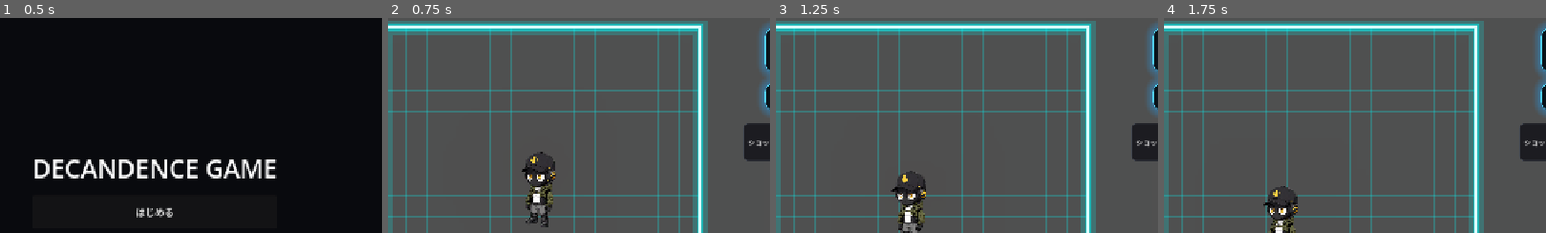
Above: before the commit, frames 1-4 (left to right).
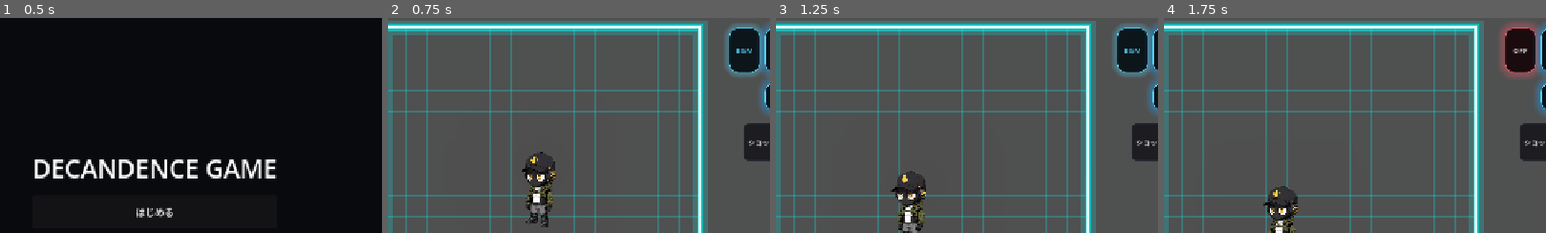
Above: after the commit, the same moments.

Repository: grimoire1089-coder/optimistic
Game: Godot game, scene res://Scenes/Boot/TitleScene.tscn
Same seed, same stepped clock (60 frames per second), same inputs: the game is played once before the commit and once after it. Sound files missing from this copy of the repository are replaced by a short silence.
Inputs (mouse positions are % of the whole screen's width and height, from its top left):
- Up to frame 1 (0.5 s): no input
- Up to frame 2 (0.75 s): click "はじめる" at 0.5 s
- Up to frame 3 (1.25 s): no input
- Up to frame 4 (1.75 s): click (76, 8) at 1.25 s, where only the run after the commit has a clickable "BGM"
The pictures show only the part of the screen within x 30-80%, y 0-50%; the shares and areas given below are measured in that part.

Frame 1 is identical in both runs. In frame 2, 2.2% of the frame differs, in the area x 88-98%, y 2-28%; in frame 3, 2.2%; in frame 4, 2.4%.

Commit message:
Place BGM mute button beside clock display

Diff:
--- a/Scenes/UI/HUD/ClockDisplay.tscn
+++ b/Scenes/UI/HUD/ClockDisplay.tscn
@@ -7,40 +7,56 @@
 anchors_preset = 1
 anchor_left = 1.0
 anchor_right = 1.0
-offset_left = -268.0
+offset_left = -328.0
 offset_top = 16.0
 offset_right = -16.0
 offset_bottom = 92.0
 grow_horizontal = 0
 script = ExtResource("1_clock_display")
 
-[node name="PanelContainer" type="PanelContainer" parent="."]
-unique_name_in_owner = true
+[node name="HBoxContainer" type="HBoxContainer" parent="."]
 layout_mode = 1
 anchors_preset = 15
 anchor_right = 1.0
 anchor_bottom = 1.0
 grow_horizontal = 2
 grow_vertical = 2
+theme_override_constants/separation = 8
 
-[node name="MarginContainer" type="MarginContainer" parent="PanelContainer"]
+[node name="BGMMuteButton" type="Button" parent="HBoxContainer"]
+unique_name_in_owner = true
+custom_minimum_size = Vector2(52, 76)
+layout_mode = 2
+size_flags_vertical = 3
+tooltip_text = "BGMミュート"
+toggle_mode = true
+text = "BGM"
+
+[node name="PanelContainer" type="PanelContainer" parent="HBoxContainer"]
+unique_name_in_owner = true
+custom_minimum_size = Vector2(252, 0)
+layout_mode = 2
+size_flags_horizontal = 3
+size_flags_vertical = 3
+
+[node name="MarginContainer" type="MarginContainer" parent="HBoxContainer/PanelContainer"]
 layout_mode = 2
 theme_override_constants/margin_left = 16
 theme_override_constants/margin_top = 10
 theme_override_constants/margin_right = 16
 theme_override_constants/margin_bottom = 10
 
-[node name="VBoxContainer" type="VBoxContainer" parent="PanelContainer/MarginContainer"]
+[node name="VBoxContainer" type="VBoxContainer" parent="HBoxContainer/PanelContainer/MarginContainer"]
 layout_mode = 2
 theme_override_constants/separation = 4
 
-[node name="TimeLabel" type="Label" parent="PanelContainer/MarginContainer/VBoxContainer"]
+[node name="TimeLabel" type="Label" parent="HBoxContainer/PanelContainer/MarginContainer/VBoxContainer"]
 unique_name_in_owner = true
 layout_mode = 2
 text = "1年目 春 1日目  06:00"
 horizontal_alignment = 2
 
-[node name="PhaseLabel" type="Label" parent="PanelContainer/MarginContainer/VBoxContainer"]
+[node name="PhaseLabel" type="Label" parent="HBoxContainer/PanelContainer/MarginContainer/VBoxContainer"]
 unique_name_in_owner = true
 layout_mode = 2
 text = "朝"
